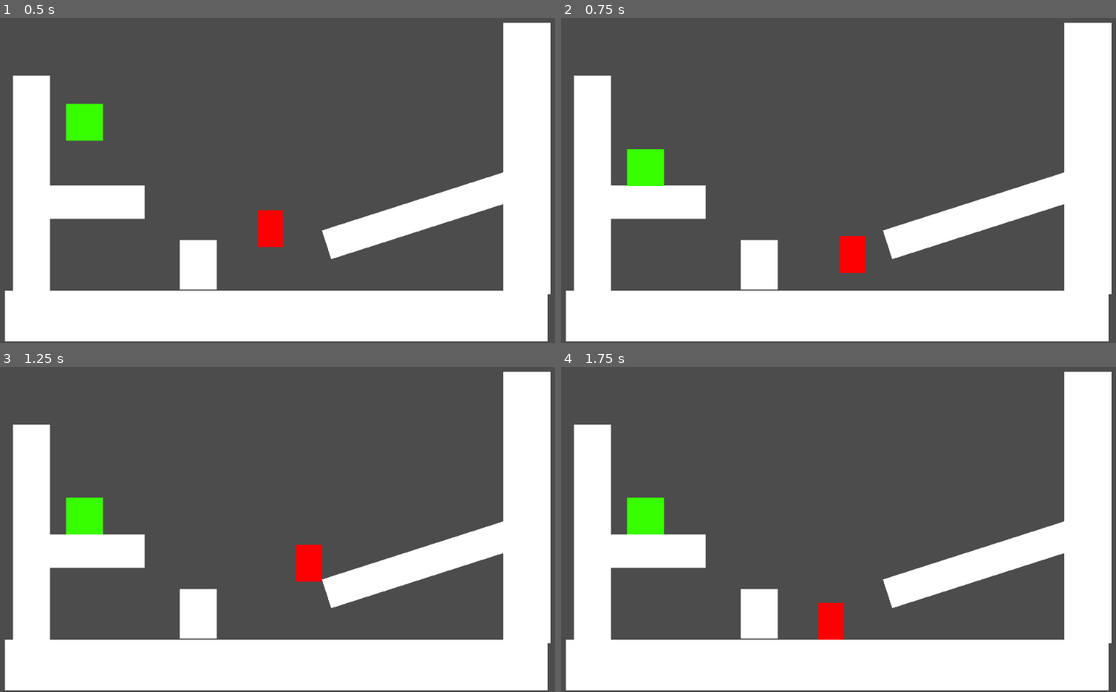
Above: before the commit, frames 1-4 (two rows, left to right).
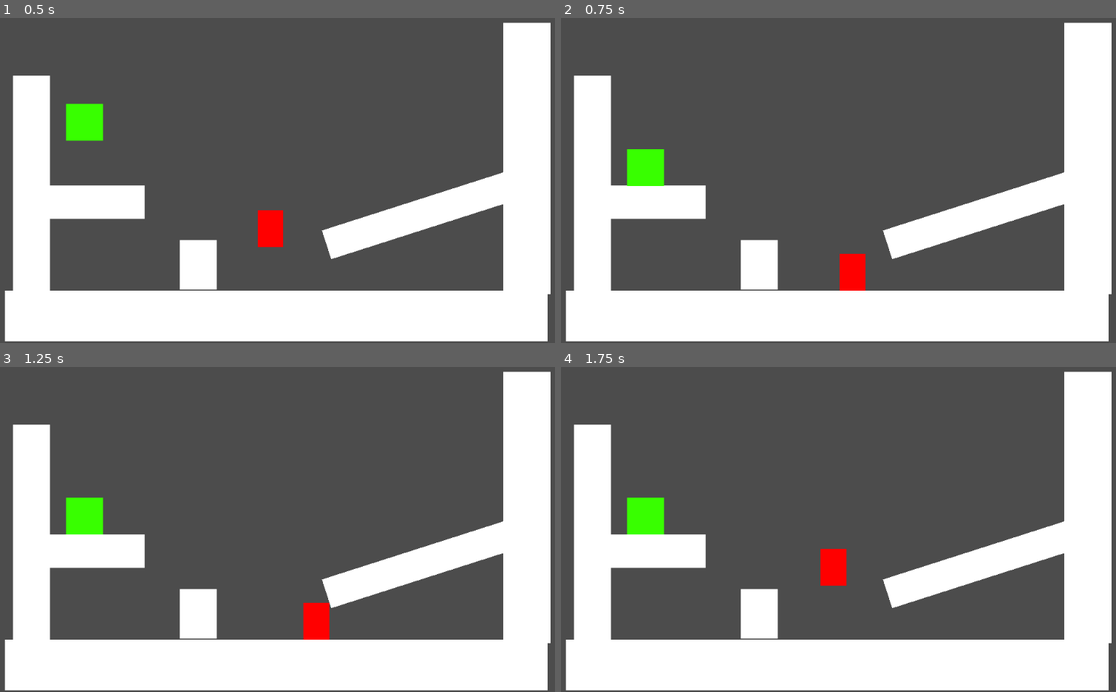
Above: after the commit, the same moments.

Repository: vanjac/wi22jam
Game: Godot game, scene res://placeholder/testlevel.tscn
Same seed, same stepped clock (60 frames per second), same inputs: the game is played once before the commit and once after it. The project has no main scene, so this scene is started directly.
Inputs:
- Up to frame 1 (0.5 s): no input
- Up to frame 2 (0.75 s): hold D (right) from 0.53 s (still down); hold Space (jump) from 0.53 s (still down)
- Up to frame 3 (1.25 s): keep holding D (right); keep holding Space (jump)
- Up to frame 4 (1.75 s): release D (right) at 1.28 s; release Space (jump) at 1.28 s; hold A (left) from 1.28 s (still down); tap Space (jump) at 1.35, 1.52 s

Frame 1 is identical in both runs. In frame 2, 0.5% of the frame differs, in the area x 50-55%, y 67-84%; in frame 3, 1.1%, in the area x 53-60%, y 54-84%; in frame 4, 1.1%.

Commit message:
prevent holding jump

Diff:
--- a/player/Player.gd
+++ b/player/Player.gd
@@ -40,7 +40,7 @@
 		time_since_left_ground += delta
 
 	var can_jump = on_ground or (not jumping and time_since_left_ground < coyote_time)
-	if can_jump and Input.is_action_pressed("jump"):
+	if can_jump and Input.is_action_just_pressed("jump"):
 		move_vec.y = -jump_speed
 		jumping = true
 	elif on_ground:
